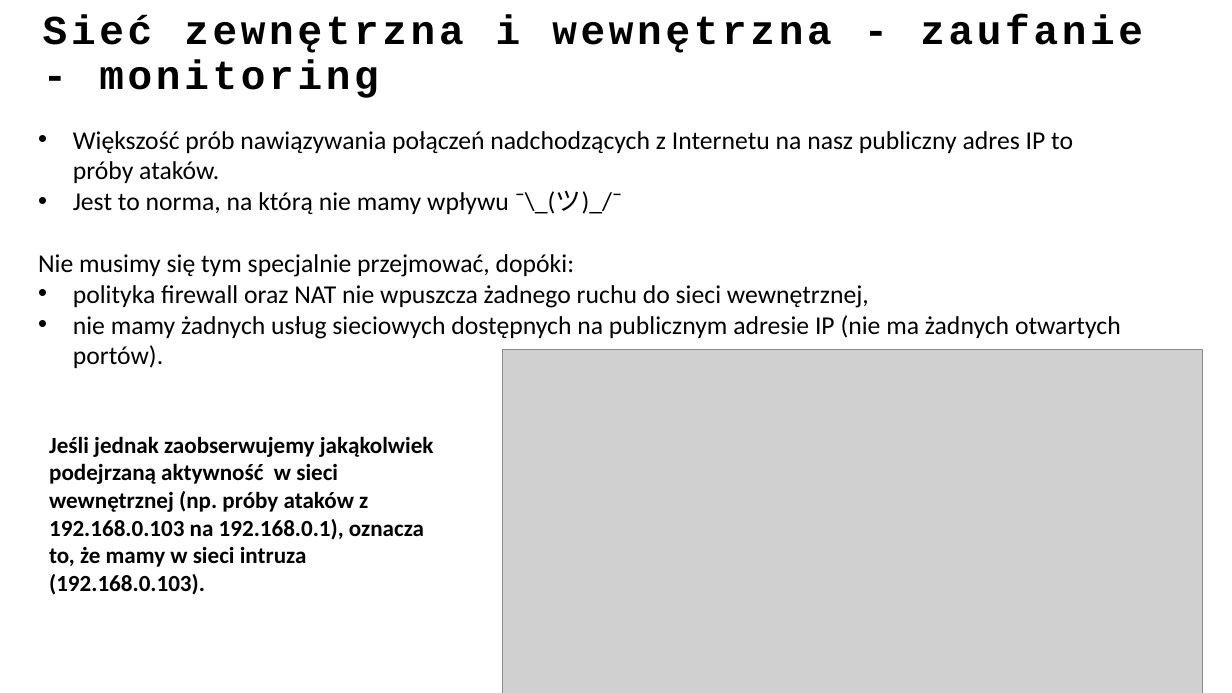
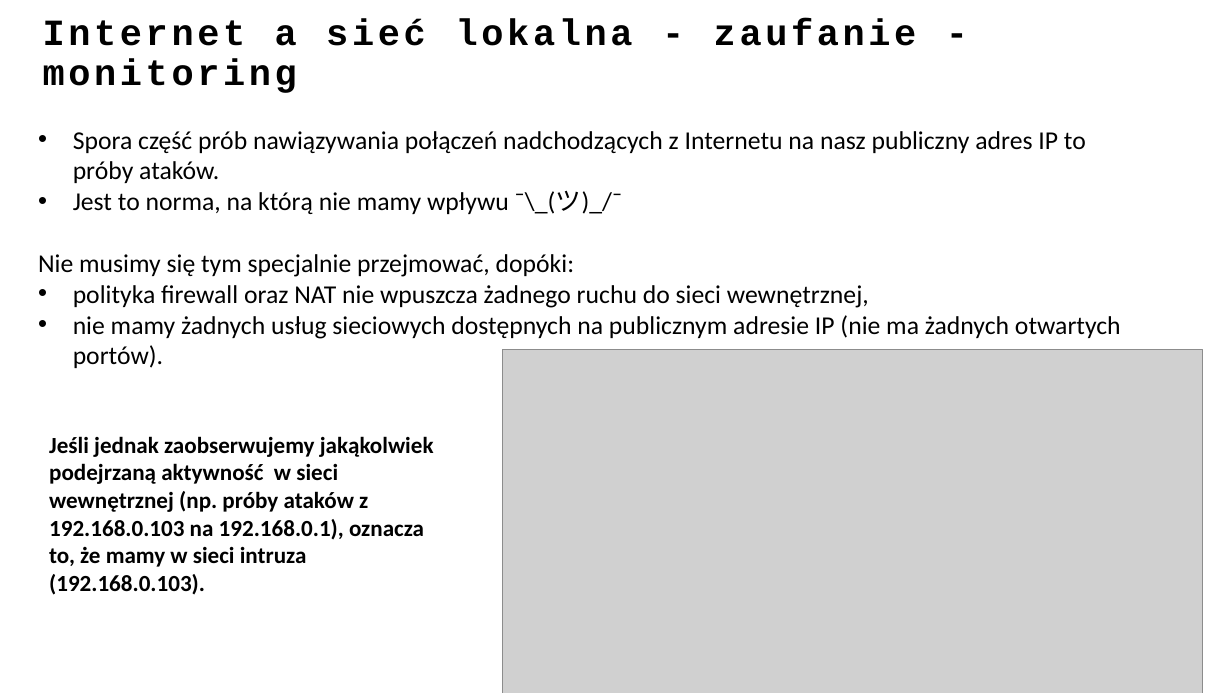
Before and after one commit to ewilded/DFIR, a slide deck: slide 17 of 1_Infrastruktura_IT.pptx. Drawn at 1232x693 pixels with LibreOffice and Linux fonts; fonts in the diff are those of the drawing; grey boxes stand for pictures. Boxes give left, top, right and bottom in pixels: in the first picture for what was removed or moved away, otherwise in the second. Text is boxed around its words. In the diff, an @@ line names an element or a change of style, - is before the commit and + after.

```diff
--- a/1_Infrastruktura_IT.pptx
+++ b/1_Infrastruktura_IT.pptx
@@ title at [43, 19, 917, 93]: text changed; size 32 to 28.8 pt @@
-Sieć zewnętrzna i wewnętrzna - zaufanie - monitoring
+Internet a sieć lokalna - zaufanie - monitoring
@@ text at [73, 131, 1086, 183]: text changed @@
-• Większość prób nawiązywania połączeń nadchodzących z Internetu na nasz publiczny adres IP to próby ataków.
+• Spora część prób nawiązywania połączeń nadchodzących z Internetu na nasz publiczny adres IP to próby ataków.
```
Also in this commit, not shown: 19 other slides changed, 1 slide added, 1 slide removed, 5 other files.
